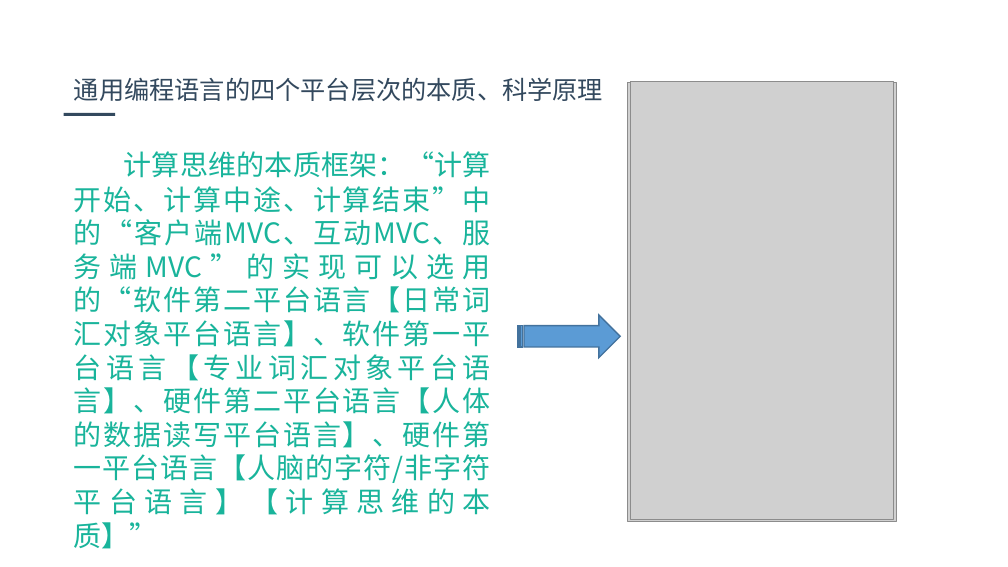
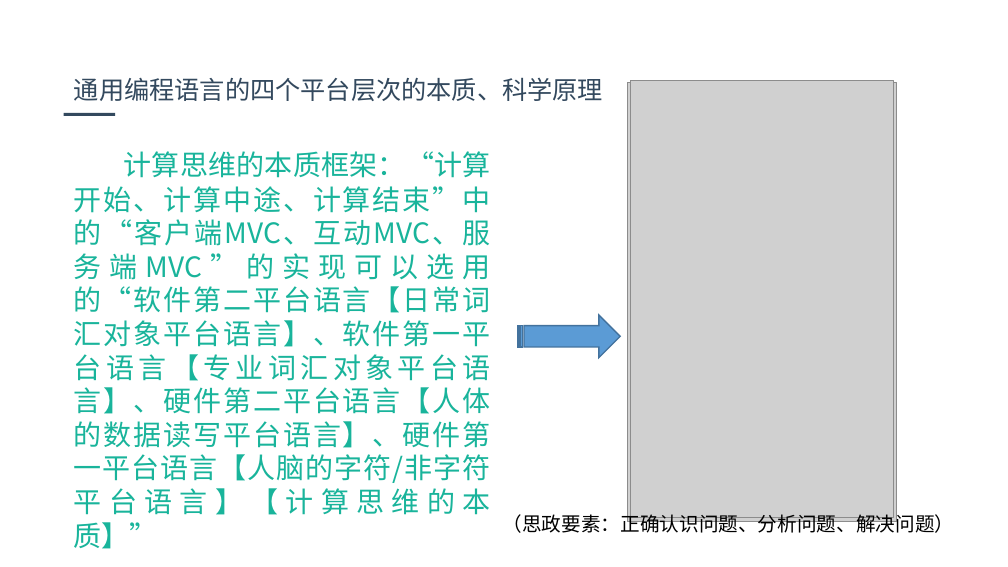
Before and after one commit to jbhuang99/WebEdu_LocalVersion_YuQin_DotNetCore2.1, a slide deck: slide 3 of wwwroot/FourPlatformLevelsofUniversalProgrammingLanguage.pptx. Drawn at 1008x567 pixels with LibreOffice and Linux fonts; fonts in the diff are those of the drawing; grey boxes stand for pictures; background and template pictures are left out. Boxes give left, top, right and bottom in pixels: in the first picture for what was removed or moved away, otherwise in the second. Text is boxed around its words. In the diff, an @@ line names an element or a change of style, - is before the commit and + after.

```diff
--- a/wwwroot/FourPlatformLevelsofUniversalProgrammingLanguage.pptx
+++ b/wwwroot/FourPlatformLevelsofUniversalProgrammingLanguage.pptx
@@ text added at (x1=503, y1=510, x2=955, y2=533), 14 pt, text #000000 @@
+（思政要素：正确认识问题、分析问题、解决问题）
```
Also in this commit, not shown: 3 other slides changed, 4 slides added, 1 slide removed.
